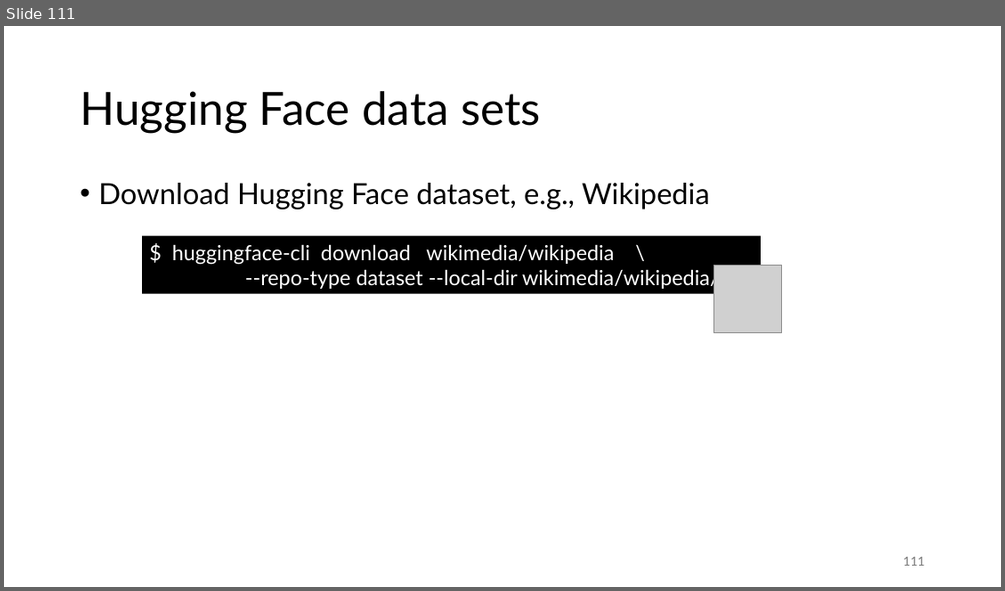
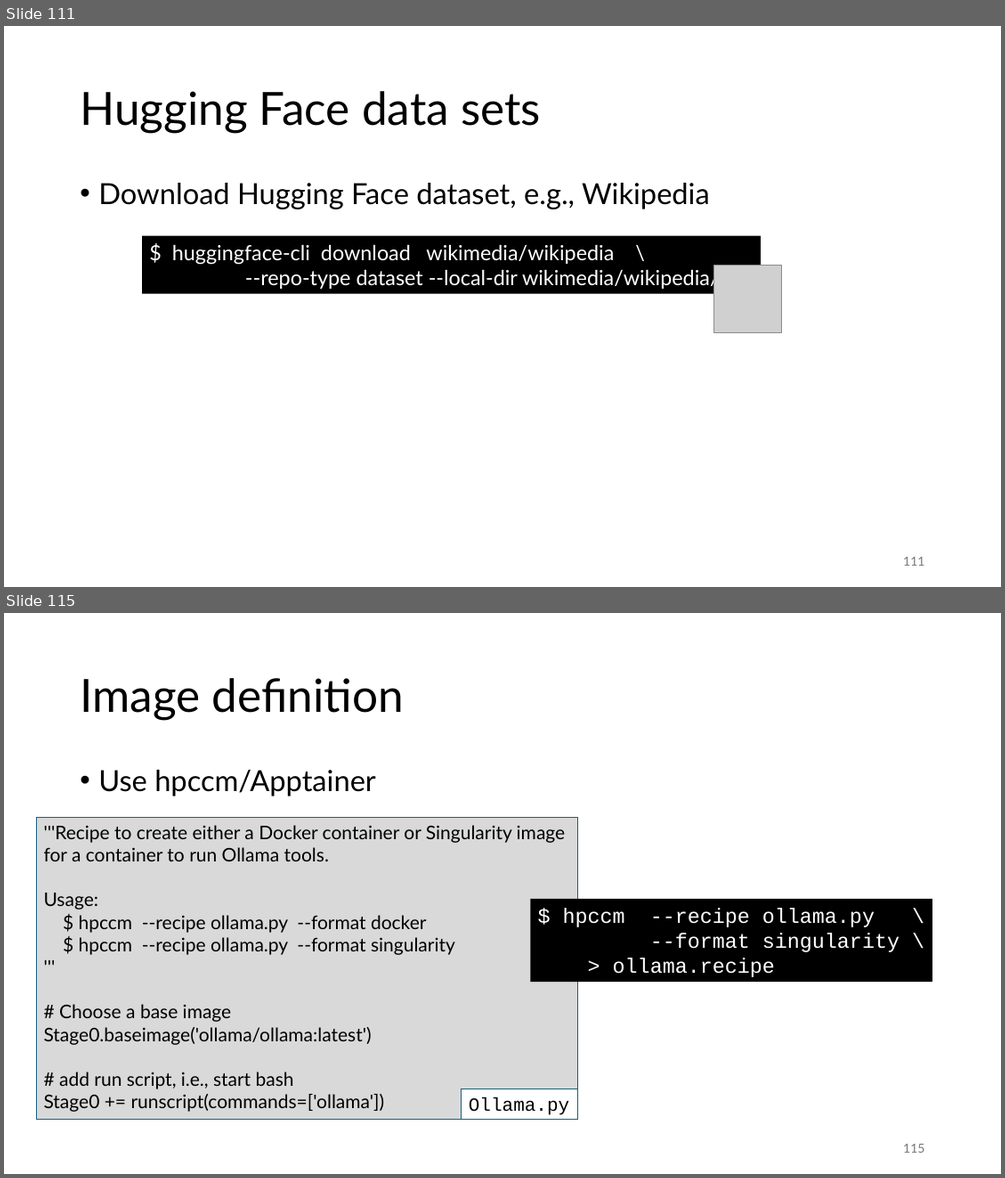
Before and after one commit to gjbex/Deploying-LLMs-locally, a slide deck: local_LLMs.pptx. Shown one above the other, each under a label of ours: slide 111 before the commit, slides 111 and 115 after it; the slides between them are not shown. The pictures are 1005x591 and 1005x1178 pixels, drawn with LibreOffice and Linux fonts; fonts in the diff are those of the drawing; grey boxes stand for pictures. Boxes give left, top, right and bottom in pixels: in the first picture for what was removed or moved away, otherwise in the second. Text is boxed around its words. In the diff, an @@ line names an element or a change of style, - is before the commit and + after.

```diff
--- a/local_LLMs.pptx
+++ b/local_LLMs.pptx
@@ slide 115 added at (x1=4, y1=613, x2=1001, y2=1174), background #FFFFFF @@
@@ title added at (x1=80, y1=678, x2=404, y2=720), 44 pt, text #000000 @@
+Image definition
@@ text added at (x1=98, y1=770, x2=376, y2=796), 28 pt, text #000000 @@
+• Use hpccm/Apptainer
@@ rectangle added at (x1=36, y1=817, x2=577, y2=1119), fill #D9D9D9, outline #156082 0.75 pt, 18 pt, text #000000 @@
+'''Recipe to create either a Docker container or Singularity image
+for a container to run Ollama tools.
+Usage:
+$ hpccm --recipe ollama.py --format docker
+$ hpccm --recipe ollama.py --format singularity
+'''
+# Choose a base image
+Stage0.baseimage('ollama/ollama:latest')
+# add run script, i.e., start bash
+Stage0 += runscript(commands=['ollama'])
@@ rectangle added at (x1=531, y1=899, x2=933, y2=981), fill #000000, 20 pt, text #FFFFFF @@
+$ hpccm --recipe ollama.py \
+--format singularity \
+> ollama.recipe
@@ rectangle added at (x1=461, y1=1088, x2=577, y2=1119), fill #FFFFFF, outline #156082 0.75 pt, 18 pt, text #000000 @@
+Ollama.py
@@ page number added at (x1=903, y1=1143, x2=924, y2=1152), 12 pt, text #797979 @@
+115
```
Also in this commit, not shown: 1 slide changed, 4 other slides added.
